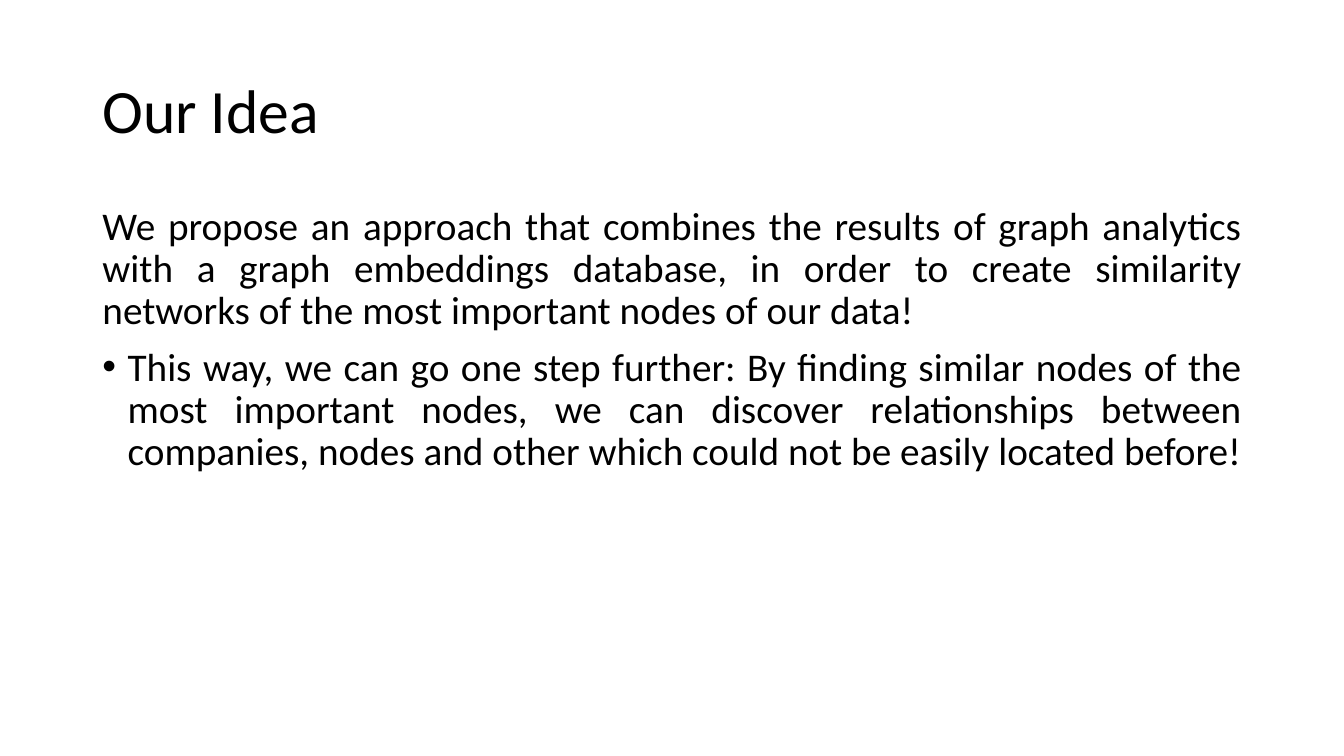
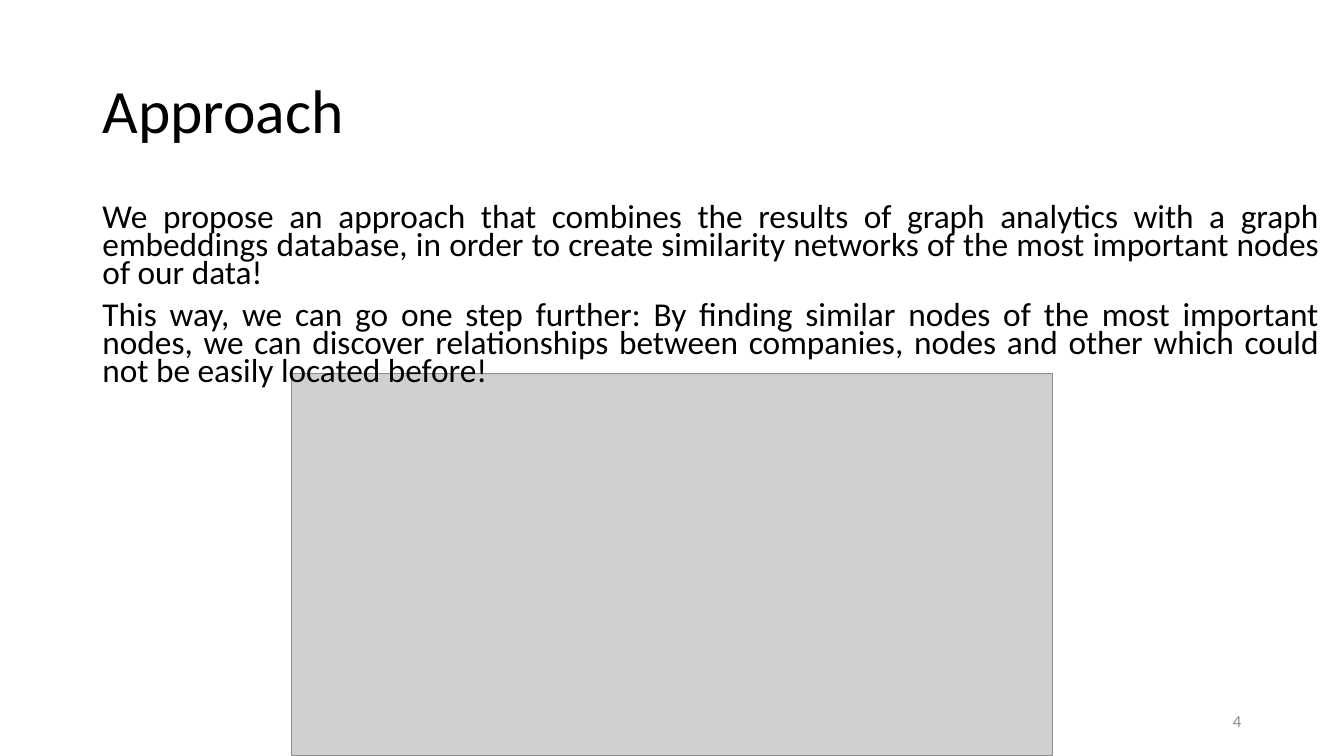
Before and after one commit to MChatzakis/Panama-Papers-Analysis, a slide deck: slide 4 of Presentation/panama_papers.pptx. Drawn at 1344x756 pixels with LibreOffice and Linux fonts; fonts in the diff are those of the drawing; grey boxes stand for pictures. Boxes give left, top, right and bottom in pixels: in the first picture for what was removed or moved away, otherwise in the second. Text is boxed around its words. In the diff, an @@ line names an element or a change of style, - is before the commit and + after.

```diff
--- a/Presentation/panama_papers.pptx
+++ b/Presentation/panama_papers.pptx
@@ title at [102, 90, 343, 143]: text changed @@
-Our Idea
+Approach
@@ text "We propose an approach that ..." at [102, 205, 1319, 391]: size 28 to 23.8 pt; line spacing 0.9 to 0.7; bullet • to none @@
@@ picture added at [292, 374, 1054, 756] @@
@@ page number added at [1233, 716, 1241, 727], 12 pt, text #8C8C8C @@
+4
```
Also in this commit, not shown: 13 other slides changed, 1 slide added.
